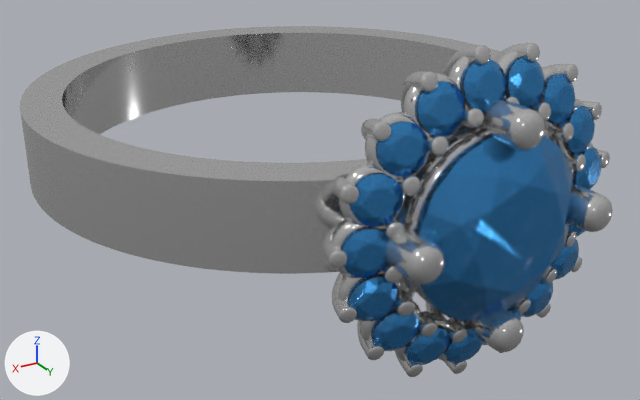
A saved change to the glTF model imagens/anelpedraazul.glb.
The view is the same before and after, from a camera (50 mm lens) standing at (16.7, 28.8, 11.1) and looking at (0.3, 1.5, -2.6). Every picture has the same lights, and +X, +Y and +Z are marked at lower left. Where no turn or scale is listed for an object, it has been applied to the vertices.

Names of what the first picture shows: '3DGeom~1_Defintion', '3DGeom~2_Defintion'.
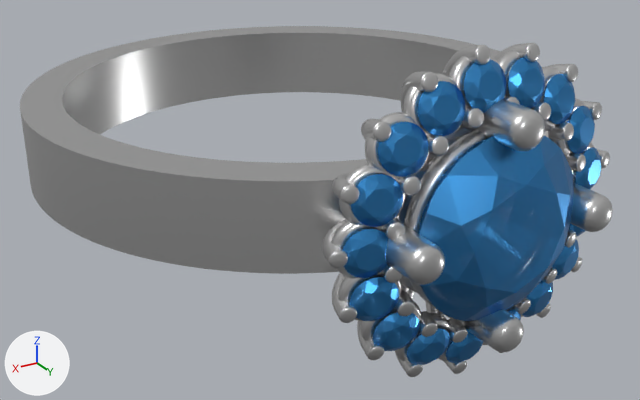
The change, as a list of edits to the scene's bpy script:
```text
Change mat_silver_polished:
    mat_silver_polished.metallic: 0.9 -> 1.0
    mat_silver_polished.roughness: 0.1 -> 0.3
Change mat_sapphire:
    mat_sapphire.roughness: 0.1 -> 0.3
```

Pixel boxes (x1, y1, x2, y2) of what changed, in the pictures (640 x 400 px):
'3DGeom~1_Defintion', surface changed (grey to white): (59, 31, 613, 369) in both
'3DGeom~2_Defintion', surface changed: (343, 57, 601, 365) in both
